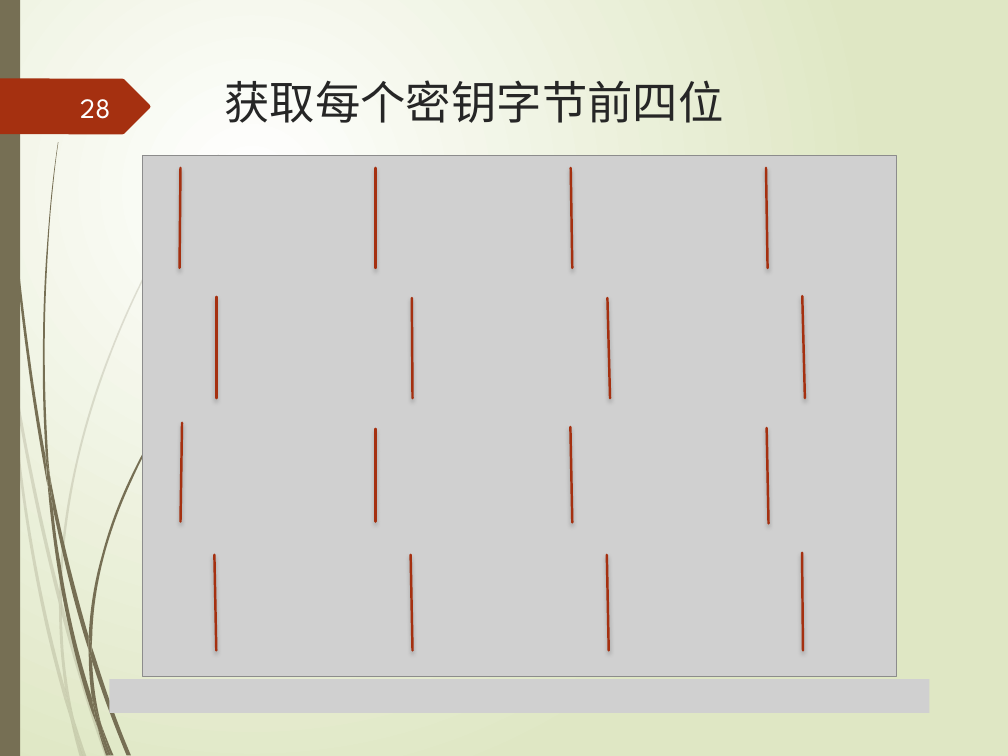
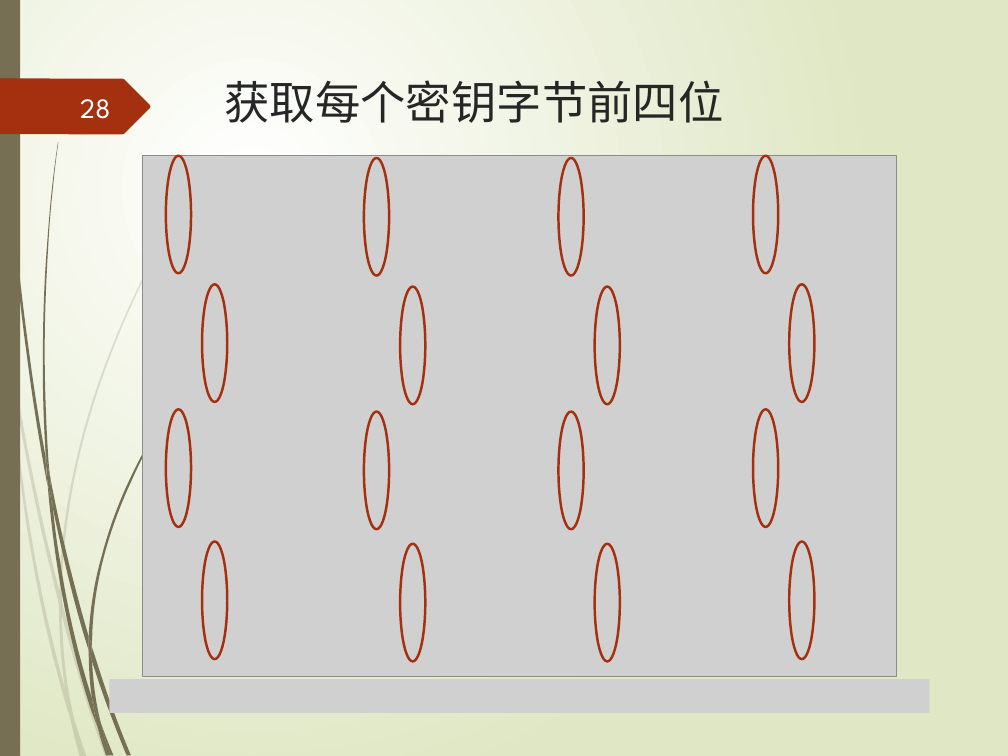
Before and after one commit to leborn0101/graduation, a slide deck: slide 28 of 毕业答辩终板.pptx. Drawn at 1008x756 pixels with LibreOffice and Linux fonts; fonts in the diff are those of the drawing; grey boxes stand for pictures. Boxes give left, top, right and bottom in pixels: in the first picture for what was removed or moved away, otherwise in the second. Text is boxed around its words. In the diff, an @@ line names an element or a change of style, - is before the commit and + after.

```diff
--- a/毕业答辩终板.pptx
+++ b/毕业答辩终板.pptx
@@ ellipse added at box(166, 155, 192, 273), outline #A53010 1.75 pt @@
@@ ellipse added at box(364, 158, 389, 276), outline #A53010 1.75 pt @@
@@ ellipse added at box(558, 158, 584, 276), outline #A53010 1.75 pt @@
@@ ellipse added at box(753, 155, 778, 273), outline #A53010 1.75 pt @@
@@ ellipse added at box(202, 284, 227, 402), outline #A53010 1.75 pt @@
@@ ellipse added at box(400, 286, 425, 404), outline #A53010 1.75 pt @@
@@ ellipse added at box(595, 286, 620, 404), outline #A53010 1.75 pt @@
@@ ellipse added at box(789, 284, 814, 402), outline #A53010 1.75 pt @@
@@ ellipse added at box(166, 409, 192, 527), outline #A53010 1.75 pt @@
@@ ellipse added at box(364, 411, 389, 529), outline #A53010 1.75 pt @@
@@ ellipse added at box(558, 411, 584, 529), outline #A53010 1.75 pt @@
@@ ellipse added at box(753, 409, 778, 527), outline #A53010 1.75 pt @@
@@ ellipse added at box(202, 541, 227, 659), outline #A53010 1.75 pt @@
@@ ellipse added at box(400, 543, 425, 661), outline #A53010 1.75 pt @@
@@ ellipse added at box(595, 543, 620, 661), outline #A53010 1.75 pt @@
@@ ellipse added at box(789, 541, 814, 659), outline #A53010 1.75 pt @@
@@ group removed at box(179, 168, 805, 650): 16 lines @@
```
Also in this commit, not shown: 1 other slide changed, 11 other files.
